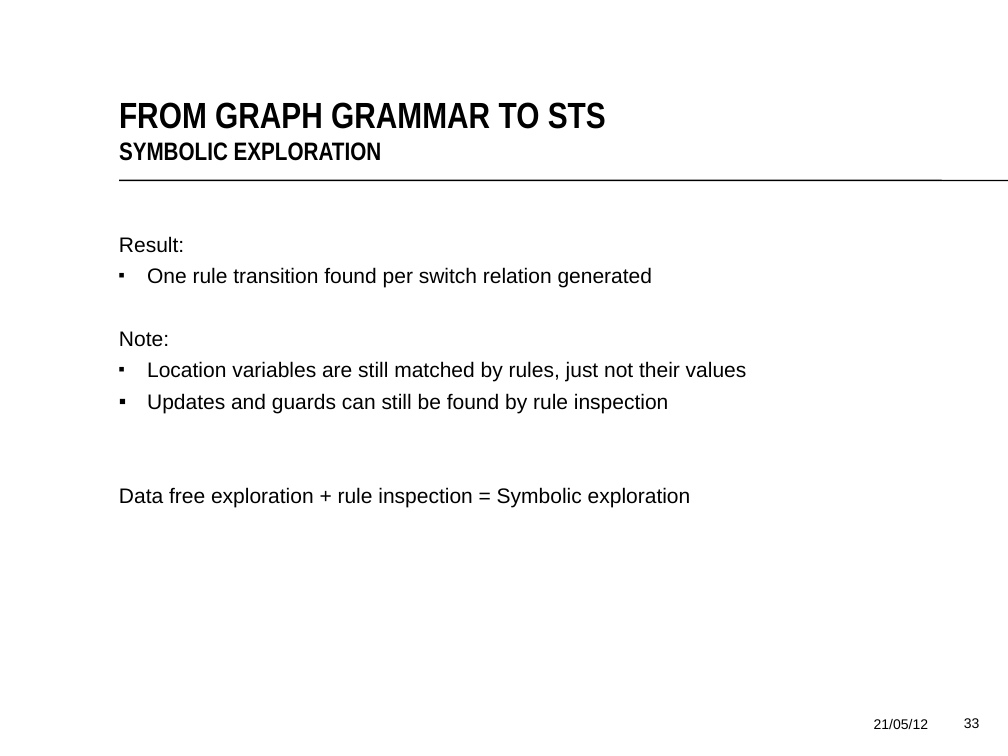
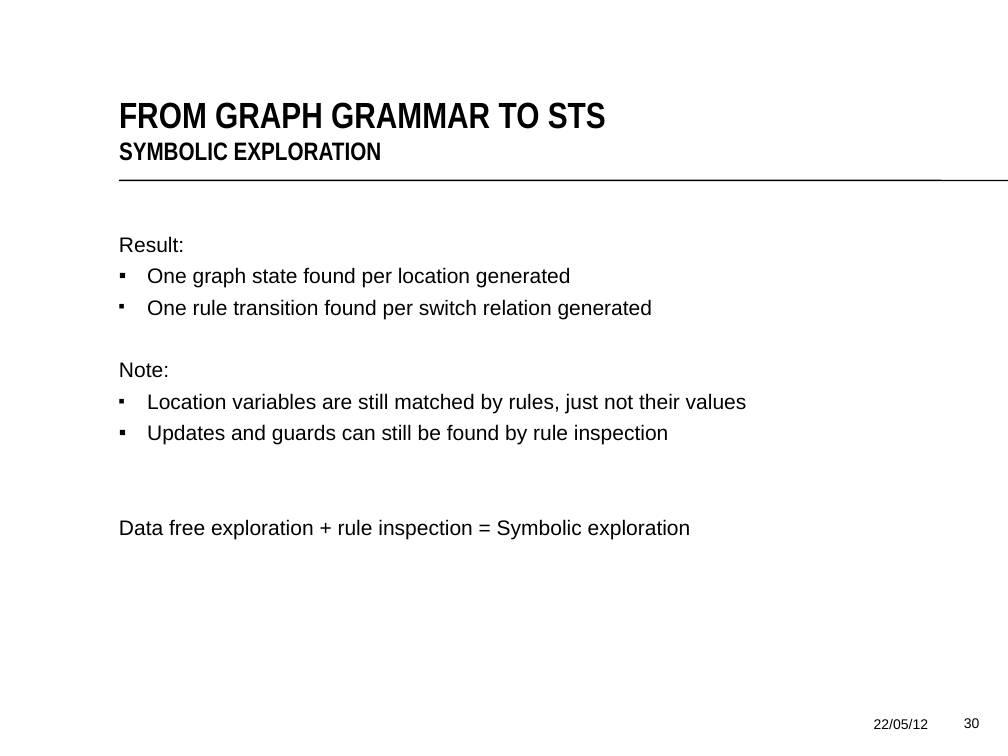
Before and after one commit to vincentdebruijnut/MBT-with-GTS, a slide deck: slide 30 of Final-thesis/presentation/presentatie.odp (slide 33 before the commit). Drawn at 1008x756 pixels with LibreOffice and Linux fonts; fonts in the diff are those of the drawing; background and template pictures are left out. Boxes give left, top, right and bottom in pixels: in the first picture for what was removed or moved away, otherwise in the second. Text is boxed around its words. In the diff, an @@ line names an element or a change of style, - is before the commit and + after.

```diff
--- a/Final-thesis/presentation/presentatie.odp
+++ b/Final-thesis/presentation/presentatie.odp
@@ text at <box>147,267,571,288</box>: paragraph added @@
+▪ One graph state found per location generated
@@ text at <box>874,719,928,729</box>: text changed @@
-21/05/12
+22/05/12
@@ page number at <box>964,718,980,728</box>: text changed @@
-33
+30
```
Also in this commit, not shown: 35 other slides changed, 3 slides removed, 30 other files.
